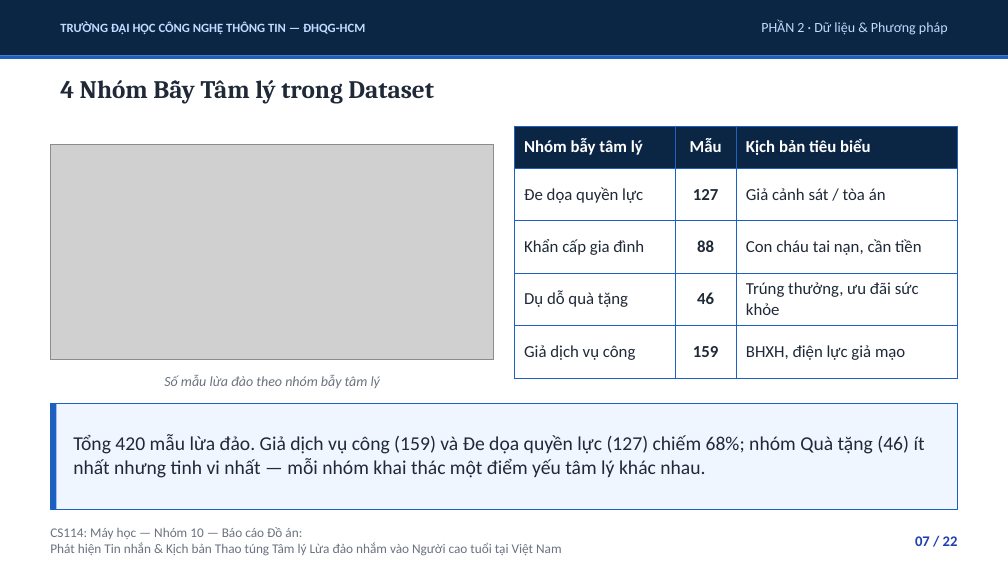
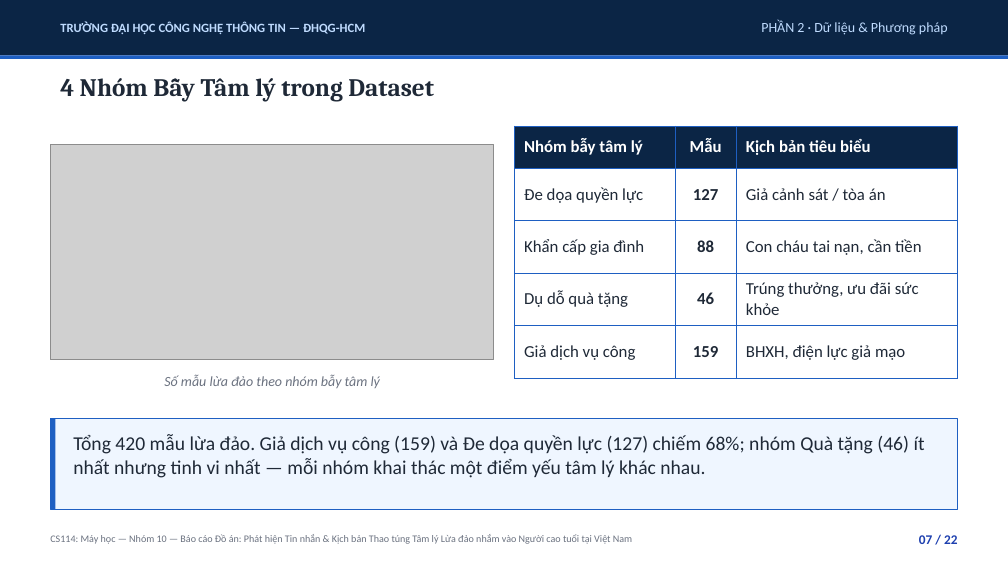
Before and after one commit to uit-25730067-chithanh/CS114-Team10-Elderly-Scam-Detection, a slide deck: slide 7 of draft/scam-detection/reports/slides/phase09_presentation.pptx. Drawn at 1008x567 pixels with LibreOffice and Linux fonts; fonts in the diff are those of the drawing; grey boxes stand for pictures. Boxes give left, top, right and bottom in pixels: in the first picture for what was removed or moved away, otherwise in the second. Text is boxed around its words. In the diff, an @@ line names an element or a change of style, - is before the commit and + after.

```diff
--- a/draft/scam-detection/reports/slides/phase09_presentation.pptx
+++ b/draft/scam-detection/reports/slides/phase09_presentation.pptx
@@ rectangle resized from (x1=50, y1=403, x2=958, y2=509) to (x1=50, y1=418, x2=958, y2=509) @@
@@ rectangle resized from (x1=50, y1=403, x2=56, y2=509) to (x1=50, y1=418, x2=55, y2=509) @@
@@ text at (x1=50, y1=534, x2=632, y2=544): text changed; size 9.5 to 7.2 pt @@
-CS114: Máy học — Nhóm 10 — Báo cáo Đồ án:
-Phát hiện Tin nhắn & Kịch bản Thao túng Tâm lý Lừa đảo nhắm vào Người cao tuổi tại Việt Nam
+CS114: Máy học — Nhóm 10 — Báo cáo Đồ án: Phát hiện Tin nhắn & Kịch bản Thao túng Tâm lý Lừa đảo nhắm vào Người cao tuổi tại Việt Nam
@@ text "07 / 22" at (x1=919, y1=535, x2=957, y2=544): size 10.5 to 9.5 pt @@
```
Also in this commit, not shown: 19 other slides changed, 2 slides added, 2 slides removed, 2 other files.
